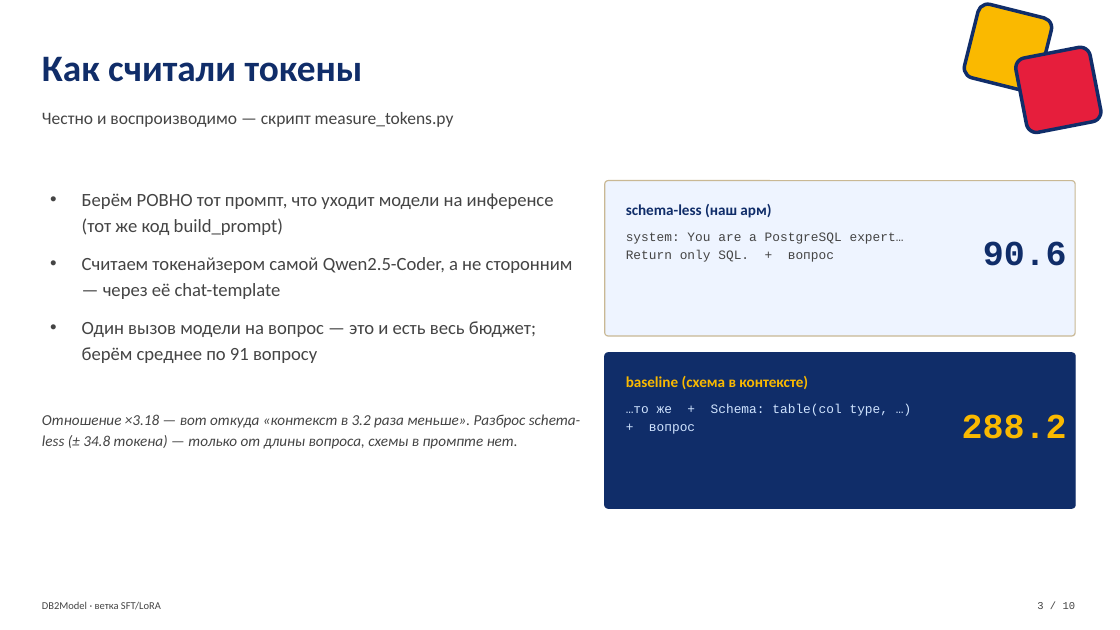
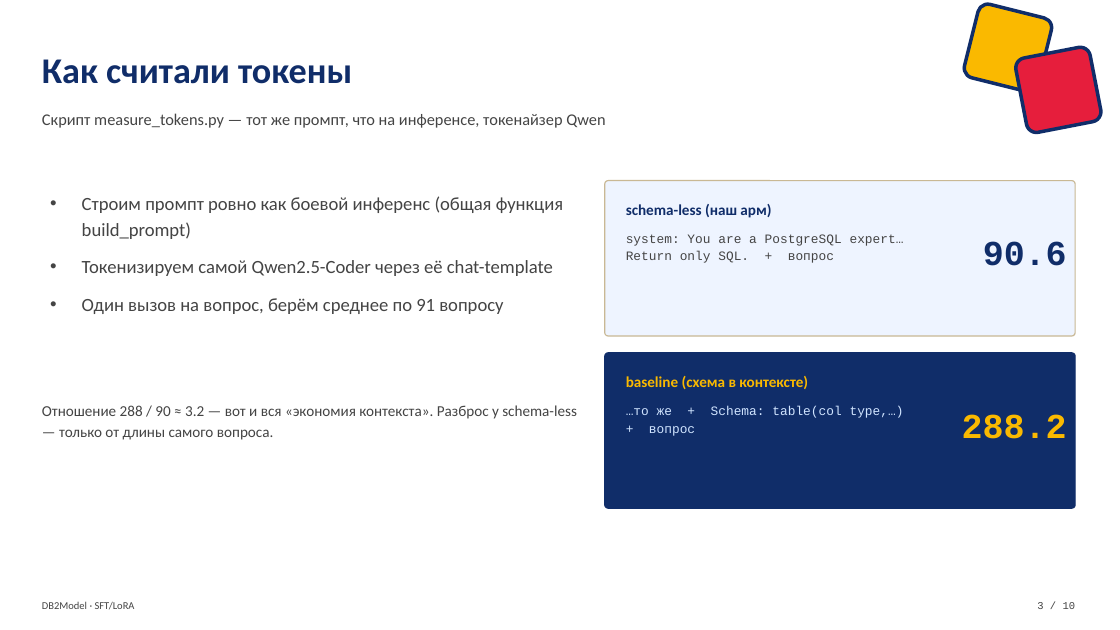
Before and after one commit to VladimirPozdeev06/db2model_lora, a slide deck: slide 3 of db2model/DB2Model_SFT_LoRA_defense.pptx. Drawn at 1120x630 pixels with LibreOffice and Linux fonts; fonts in the diff are those of the drawing. Boxes give left, top, right and bottom in pixels: in the first picture for what was removed or moved away, otherwise in the second. Text is boxed around its words. In the diff, an @@ line names an element or a change of style, - is before the commit and + after.

```diff
--- a/db2model/DB2Model_SFT_LoRA_defense.pptx
+++ b/db2model/DB2Model_SFT_LoRA_defense.pptx
@@ text "Как считали токены" at box(42, 59, 352, 84): size 32 to 31 pt @@
@@ text at box(42, 113, 605, 128): text changed; size 15 to 14 pt @@
-Честно и воспроизводимо — скрипт measure_tokens.py
+Скрипт measure_tokens.py — тот же промпт, что на инференсе, токенайзер Qwen
@@ text at box(82, 196, 563, 314): text changed @@
-• Берём РОВНО тот промпт, что уходит модели на инференсе (тот же код build_prompt)
-• Считаем токенайзером самой Qwen2.5-Coder, а не сторонним — через её chat-template
-• Один вызов модели на вопрос — это и есть весь бюджет; берём среднее по 91 вопросу
+• Строим промпт ровно как боевой инференс (общая функция build_prompt)
+• Токенизируем самой Qwen2.5-Coder через её chat-template
+• Один вызов на вопрос, берём среднее по 91 вопросу
@@ text at box(42, 405, 577, 440): text changed; italic off @@
-Отношение ×3.18 — вот откуда «контекст в 3.2 раза меньше». Разброс schema-less (± 34.8 токена) — только от длины вопроса, схемы в промпте нет.
+Отношение 288 / 90 ≈ 3.2 — вот и вся «экономия контекста». Разброс у schema-less — только от длины самого вопроса.
@@ text at box(626, 406, 904, 418): spaces changed @@
-…то же + Schema: table(col type, …)
+…то же + Schema: table(col type,…)
@@ text at box(42, 601, 135, 609): text changed @@
-DB2Model · ветка SFT/LoRA
+DB2Model · SFT/LoRA
```
Also in this commit, not shown: 8 other slides changed, 1 slide added, 1 slide removed.
